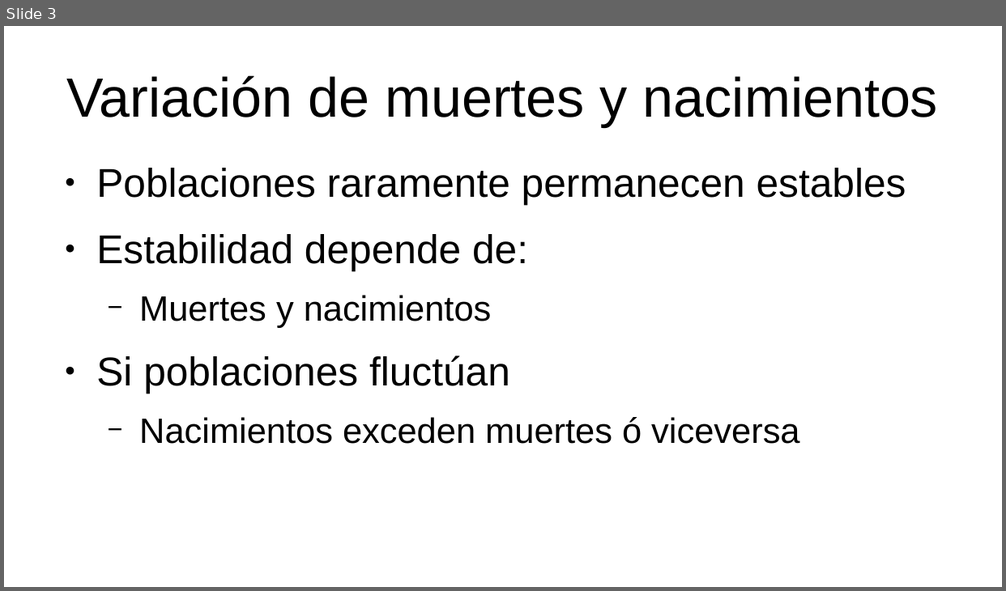
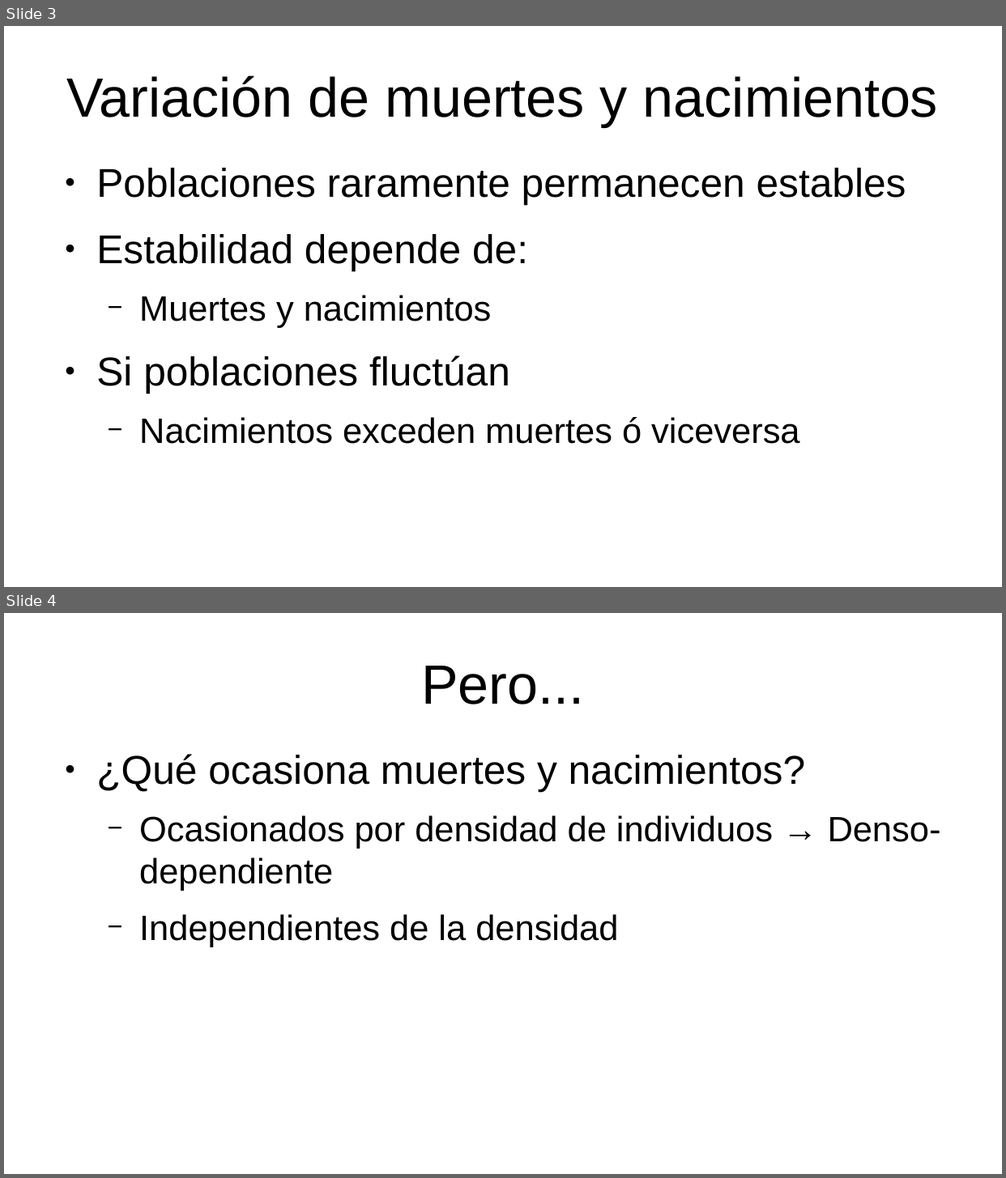
Before and after one commit to gerardommc/Ecologia-poblaciones, a slide deck: Unidad-2/Regulacion-poblaciones.odp. Shown one above the other, each under a label of ours: slide 3 before the commit, slides 3 and 4 after it. The pictures are 1006x591 and 1006x1178 pixels, drawn with LibreOffice and Linux fonts; fonts in the diff are those of the drawing. Boxes give left, top, right and bottom in pixels: in the first picture for what was removed or moved away, otherwise in the second. Text is boxed around its words. In the diff, an @@ line names an element or a change of style, - is before the commit and + after.

```diff
--- a/Unidad-2/Regulacion-poblaciones.odp
+++ b/Unidad-2/Regulacion-poblaciones.odp
@@ slide 4 added at box(4, 613, 1002, 1174), background #FFFFFF @@
@@ title added at box(421, 666, 584, 705), 44 pt, text #000000 @@
+Pero...
@@ text added at box(96, 754, 941, 948), 28 pt, text #000000 @@
+● ¿Qué ocasiona muertes y nacimientos?
+  − Ocasionados por densidad de individuos → Denso-dependiente
+  − Independientes de la densidad
```
Also in this commit, not shown: 1 slide changed, 2 other files.
